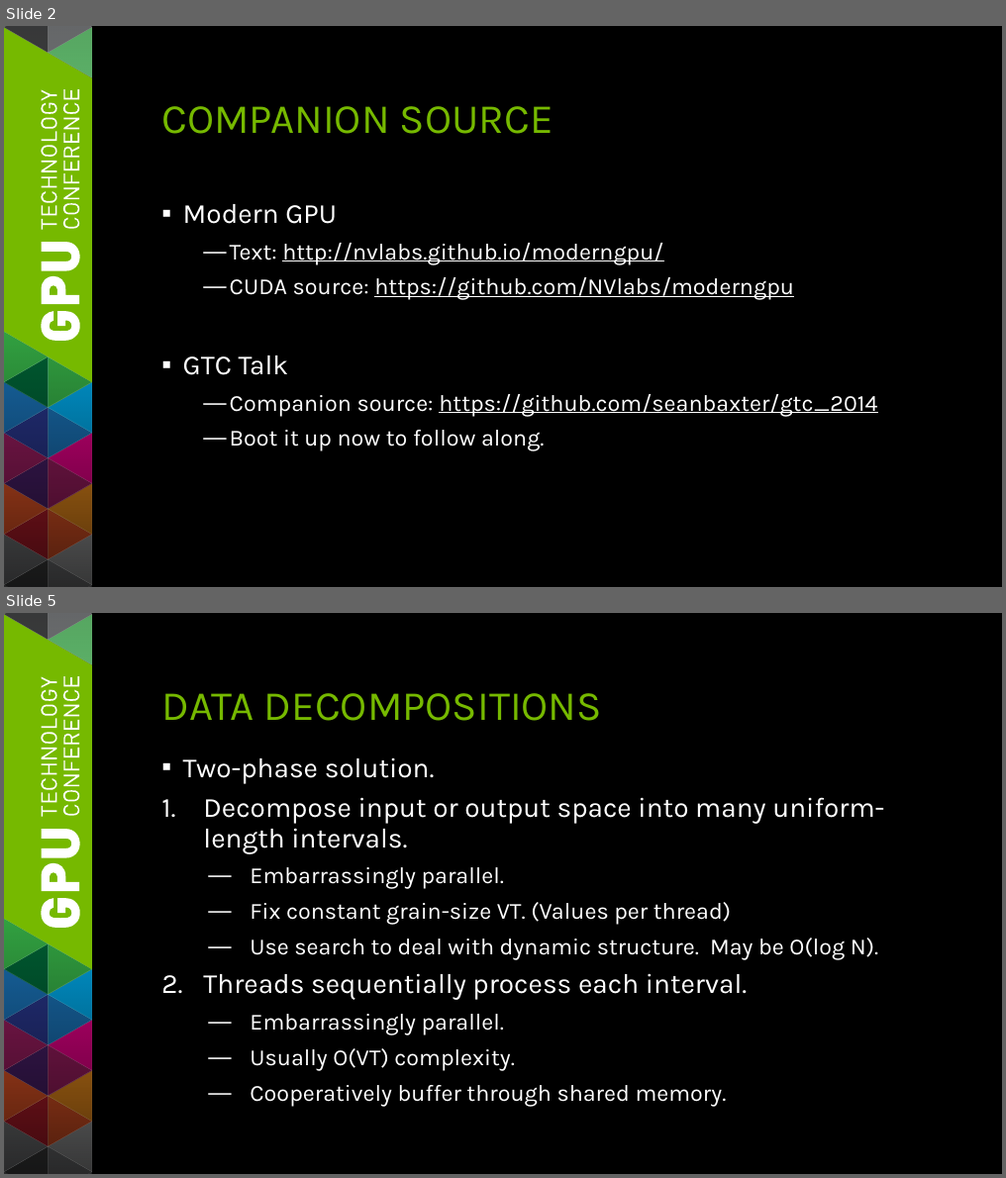
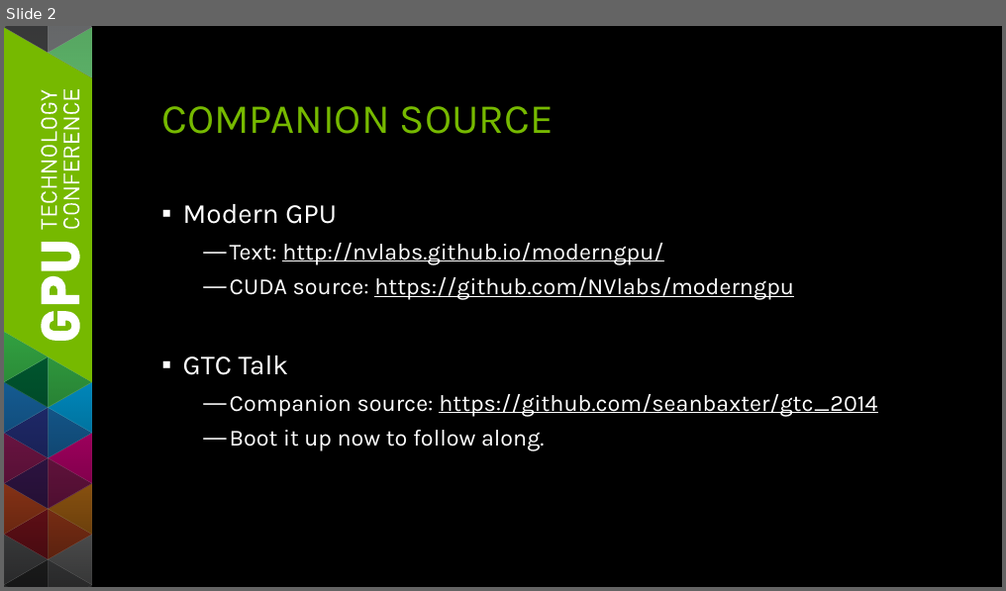
Before and after one commit to seanbaxter/gtc_2014, a slide deck: gtc_2014_sean_baxter.pptx. Shown one above the other, each under a label of ours: slides 2 and 5 before the commit, slide 2 after it; the slides between them are not shown. The pictures are 1006x1178 and 1006x591 pixels, drawn with LibreOffice and Linux fonts; fonts in the diff are those of the drawing. Boxes give left, top, right and bottom in pixels: in the first picture for what was removed or moved away, otherwise in the second. Text is boxed around its words. In the diff, an @@ line names an element or a change of style, - is before the commit and + after.

```diff
--- a/gtc_2014_sean_baxter.pptx
+++ b/gtc_2014_sean_baxter.pptx
@@ slide 5 removed at (4,613,1002,1174), background #000000; not listed: 101 template elements that a slide beside it also shows @@
@@ title removed at (161,693,602,721) @@
-DATA DECOMPOSITIONS
@@ text removed at (183,759,884,1106) @@
-▪ Two-phase solution.
-1. Decompose input or output space into many uniform-length intervals.
-  — Embarrassingly parallel.
-  — Fix constant grain-size VT. (Values per thread)
-  — Use search to deal with dynamic structure. May be O(log N).
-2. Threads sequentially process each interval.
-  — Embarrassingly parallel.
-  — Usually O(VT) complexity.
-  — Cooperatively buffer through shared memory.
```
Also in this commit, not shown: 3 slides changed, 13 slides added, 3 other slides removed, 4 other files.
